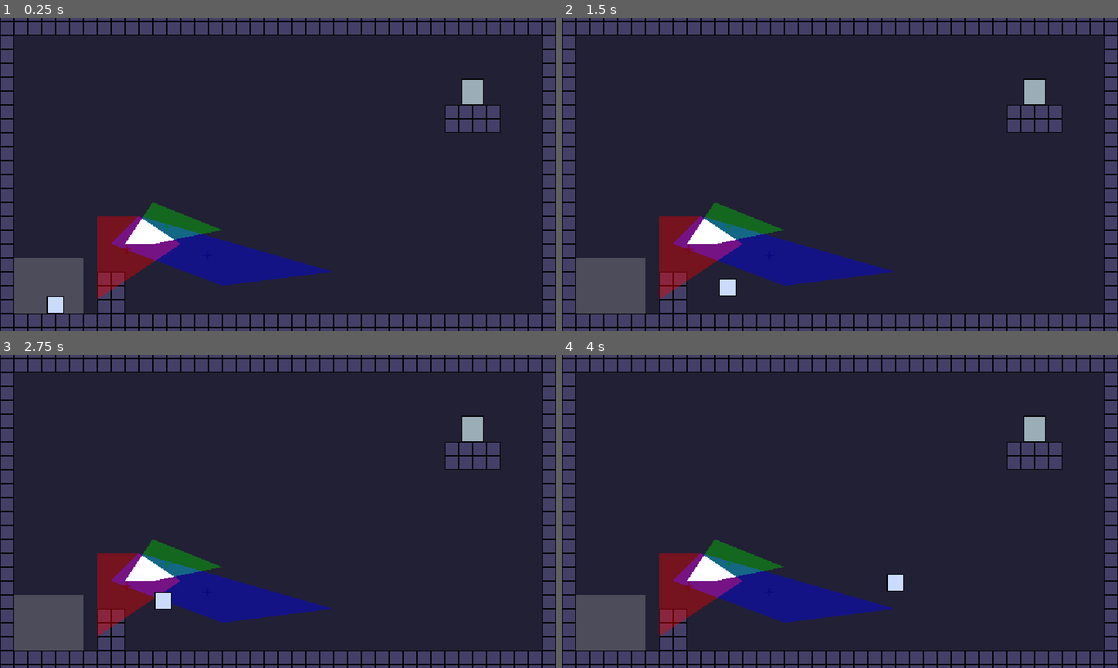
Above: before the commit, frames 1-4 (two rows, left to right).
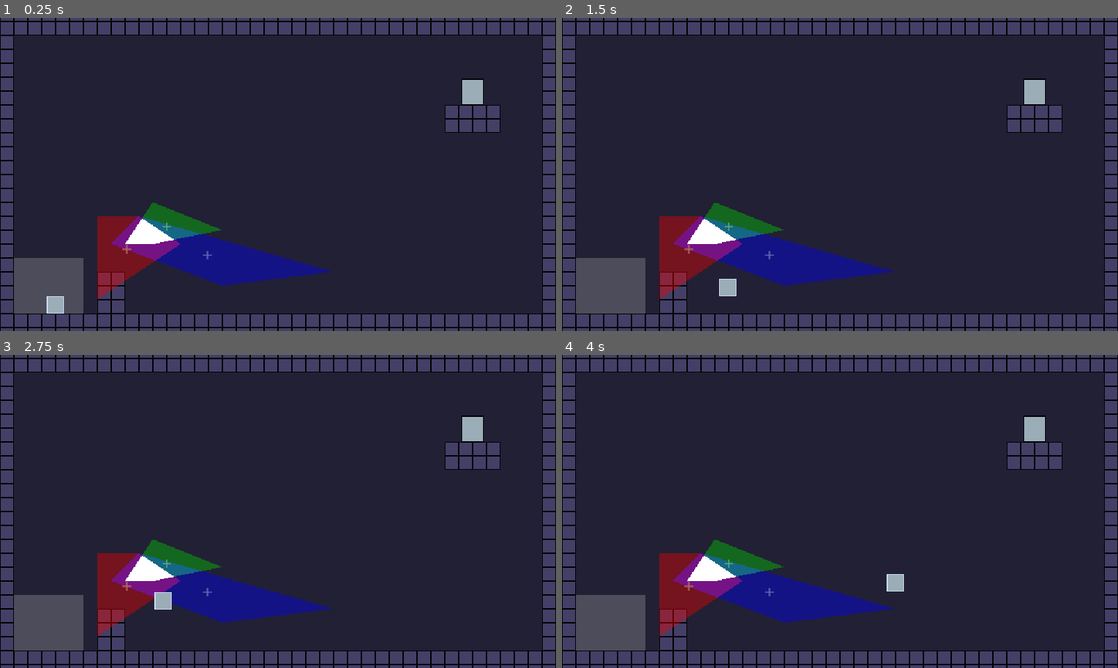
Above: after the commit, the same moments.

Repository: robotmaster/game-off-2026
Game: Godot game, scene res://scenes/rooms/test_room.tscn
Two runs of this game, one before a commit and one after it. Both use one fixed random seed, a clock stepped at 60 frames per second and the inputs below.
Inputs:
- Up to frame 1 (0.25 s): no input
- Up to frame 2 (1.5 s): tap Enter at 0.5 s; hold Up (up) 0.53-1.28 s; hold Right (right) from 0.53 s (still down); tap X (switch_edit) at 1.35 s
- Up to frame 3 (2.75 s): tap Up (up) at 1.52, 1.55, 1.82 s; release Right (right) at 2.03 s; hold Left (left) from 2.03 s (still down); hold Up (up) from 2.03 s (still down); tap C (switch_property) at 2.1 s
- Up to frame 4 (4 s): release Left (left) at 2.78 s; release Up (up) at 2.78 s; hold Right (right) from 2.78 s (still down); tap Z (toggle_play) at 2.85 s; tap Up (up) at 3.02, 3.05, 3.32 s; hold Up (up) from 3.53 s (still down)

The runs differ from the first frame. In frame 1, 0.2% of the frame differs, in the area x 8-39%, y 65-95%; in frame 2, 0.2%; in frame 3, 0.2%; in frame 4, 0.2%.
Error in both runs: Invalid access to property or key 'allowed' on a base object of type 'Nil'. (res://scripts/room.gd:45)

Commit message:
setting up lighting

Diff:
--- a/game-off-2026/scenes/room.tscn
+++ b/game-off-2026/scenes/room.tscn
@@ -126,11 +126,13 @@
 Room = NodePath("..")
 
 [node name="ColorBg" type="Sprite2D" parent="PolygonInfoUI" unique_id=460498318]
+use_parent_material = true
 position = Vector2(-285, -157)
 texture = ExtResource("10_tk5fv")
 hframes = 4
 
 [node name="ColorFill" type="ColorRect" parent="PolygonInfoUI" unique_id=848166506]
+use_parent_material = true
 offset_left = -296.0
 offset_top = -168.0
 offset_right = -274.0
@@ -138,24 +140,28 @@
 color = Color(1, 0, 0, 1)
 
 [node name="Translate" type="Sprite2D" parent="PolygonInfoUI" unique_id=1717125355]
+use_parent_material = true
 position = Vector2(-245, -157)
 texture = ExtResource("10_tk5fv")
 hframes = 4
 frame = 1
 
 [node name="Rotate" type="Sprite2D" parent="PolygonInfoUI" unique_id=449286113]
+use_parent_material = true
 position = Vector2(-205, -157)
 texture = ExtResource("10_tk5fv")
 hframes = 4
 frame = 2
 
 [node name="Scale" type="Sprite2D" parent="PolygonInfoUI" unique_id=316647045]
+use_parent_material = true
 position = Vector2(-165, -157)
 texture = ExtResource("10_tk5fv")
 hframes = 4
 frame = 3
 
 [node name="WhiteHighlight" type="ColorRect" parent="PolygonInfoUI" unique_id=1859770529]
+use_parent_material = true
 offset_left = -300.0
 offset_top = -172.0
 offset_right = -270.0
--- a/game-off-2026/scenes/rooms/polygon_intro.tscn
+++ b/game-off-2026/scenes/rooms/polygon_intro.tscn
@@ -4,7 +4,7 @@
 
 [node name="Room" unique_id=1685634979 instance=ExtResource("1_3p32j")]
 
-[node name="Tiles" parent="." index="0" unique_id=235629107]
+[node name="Tiles" parent="." index="1" unique_id=235629107]
 tile_map_data = PackedByteArray("AADs/woAAAAAAAAAAAABAAsAAAAAAAAAAAACAAsAAAAAAAAAAAADAAsAAAAAAAAAAAAEAAsAAAAAAAAAAAAFAA …(6816 unchanged characters)…
 
 [node name="Polygon2D" type="Polygon2D" parent="MainPolygons/PolygonCanvas/Red" parent_id_path=PackedInt32Array(349891011) index="0" unique_id=1621396020]
@@ -26,8 +26,8 @@
 color = Color(0, 1, 0, 1)
 polygon = PackedVector2Array(144, 0, 144, -74.28571, 80, -74.28571, 80, 0)
 
-[node name="Exit" parent="." index="5" unique_id=1218272071]
+[node name="Exit" parent="." index="6" unique_id=1218272071]
 position = Vector2(272, -80)
 
-[node name="Player" parent="." index="6" unique_id=1936053006]
+[node name="Player" parent="." index="7" unique_id=1936053006]
 position = Vector2(-272, 144)
--- a/game-off-2026/scripts/polygon_centroid_display.gd
+++ b/game-off-2026/scripts/polygon_centroid_display.gd
@@ -4,7 +4,10 @@
 
 const CENTER_LINE_LENGTH = 5
 const CENTER_LINE_WIDTH = 2
-const CENTER_LINE_COLOR_MULT = Color(0.5, 0.5, 0.5, 0.4)
+const CENTER_LINE_COLOR_MULT = Color(0.3, 0.3, 0.3, 0.7)
+
+const CENTER_LINE_COLOR_ADD_EDIT = Color(0.7, 0.7, 0.7, 0)
+const CENTER_LINE_COLOR_ADD_PLAY = Color(0.4, 0.4, 0.4, 0)
 
 func _process(delta: float) -> void:
 	queue_redraw()
@@ -20,5 +23,9 @@
 		var left := centroid_global + Vector2(-CENTER_LINE_LENGTH, 0)
 		var right := centroid_global + Vector2(CENTER_LINE_LENGTH, 0)
 
-		draw_line(up, down, polygon_parent.color * CENTER_LINE_COLOR_MULT, CENTER_LINE_WIDTH)
-		draw_line(left, right, polygon_parent.color * CENTER_LINE_COLOR_MULT, CENTER_LINE_WIDTH)
+		var draw_color := polygon_parent.color * CENTER_LINE_COLOR_MULT + CENTER_LINE_COLOR_ADD_PLAY
+		if Room.is_editing:
+			draw_color = polygon_parent.color * CENTER_LINE_COLOR_MULT + CENTER_LINE_COLOR_ADD_EDIT
+
+		draw_line(up, down, draw_color, CENTER_LINE_WIDTH)
+		draw_line(left, right, draw_color, CENTER_LINE_WIDTH)
Binary file changed: game-off-2026/sprites/players.aseprite
Binary file changed: game-off-2026/sprites/players.png
